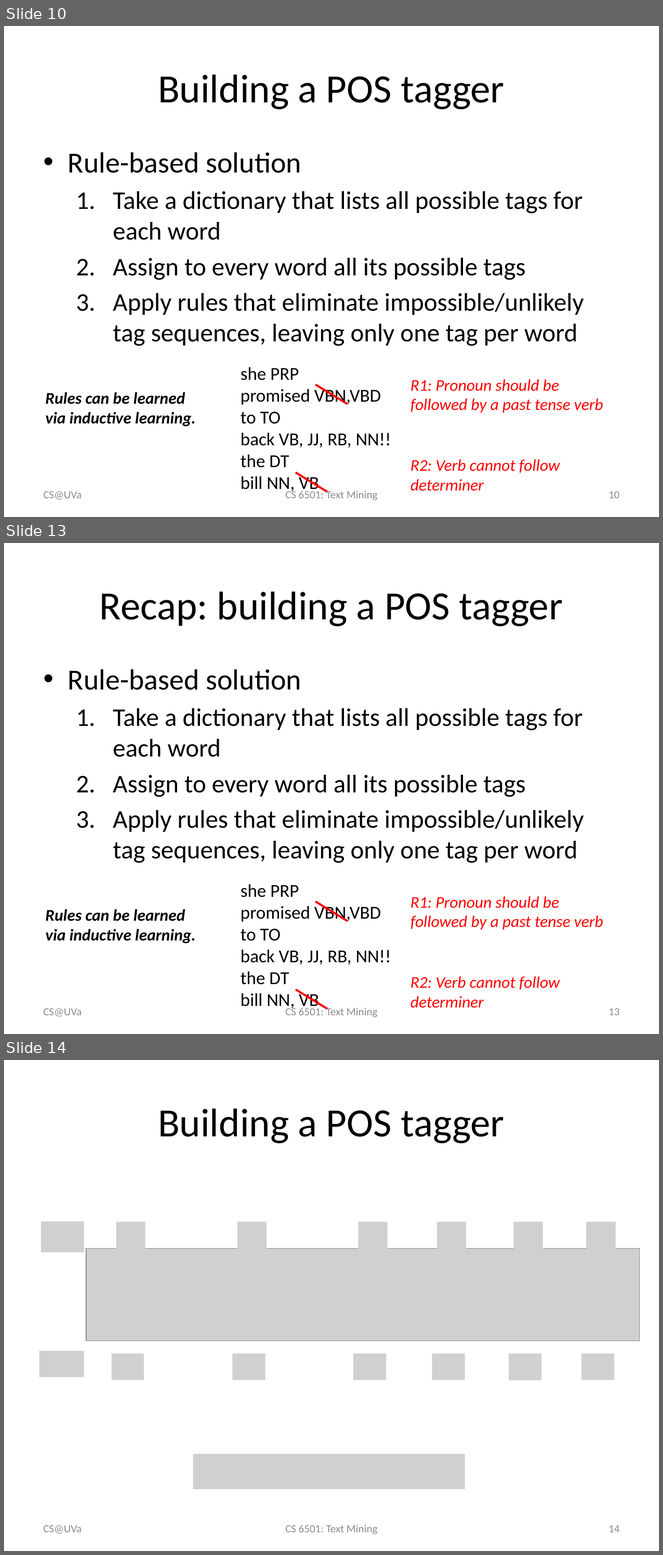
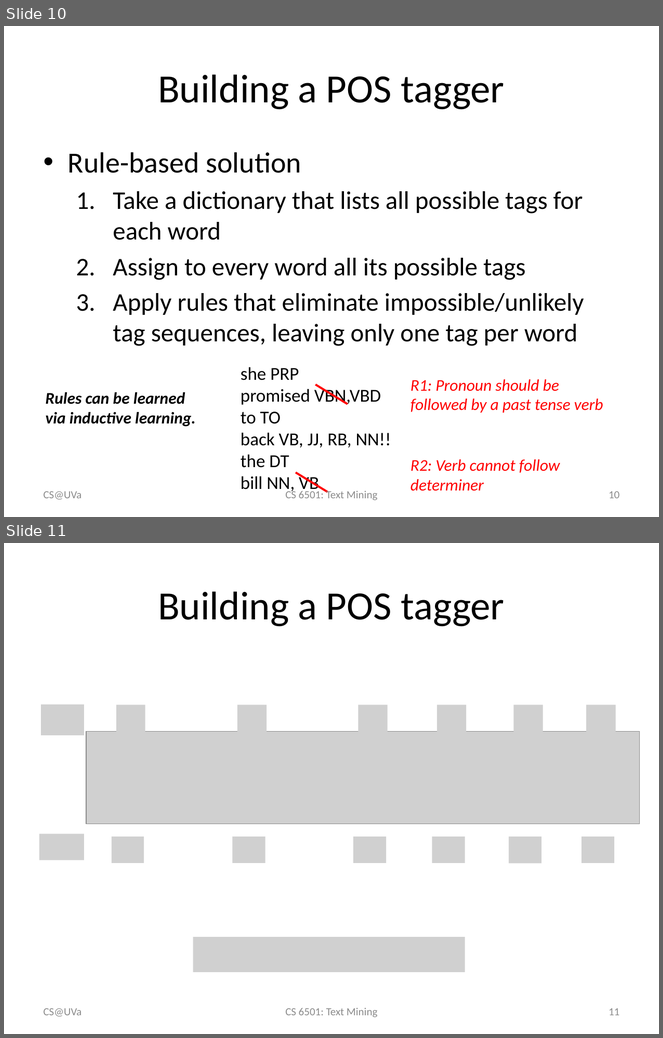
Before and after one commit to wang296/CS6501-Text-Mining, a slide deck: docs/POSTagging-SequenceLabeling.pptx. Shown one above the other, each under a label of ours: slides 10, 13 and 14 before the commit, slides 10 and 11 after it; the slides between them are not shown. The pictures are 663x1555 and 663x1038 pixels, drawn with LibreOffice and Linux fonts; fonts in the diff are those of the drawing; grey boxes stand for pictures. Boxes give left, top, right and bottom in pixels: in the first picture for what was removed or moved away, otherwise in the second. Text is boxed around its words. In the diff, an @@ line names an element or a change of style, - is before the commit and + after.

```diff
--- a/docs/POSTagging-SequenceLabeling.pptx
+++ b/docs/POSTagging-SequenceLabeling.pptx
@@ slide 13 removed at box(4, 543, 659, 1034), background #FFFFFF @@
@@ title removed at box(100, 591, 563, 627) @@
-Recap: building a POS tagger
@@ text removed at box(68, 669, 584, 863) @@
-• Rule-based solution
-  1. Take a dictionary that lists all possible tags for each word
-  2. Assign to every word all its possible tags
-  3. Apply rules that eliminate impossible/unlikely tag sequences, leaving only one tag per word
@@ text removed at box(241, 884, 391, 1011) @@
-she PRP
-promised VBN,VBD
-to TO
-back VB, JJ, RB, NN!!
-the DT
-bill NN, VB
@@ text removed at box(411, 897, 604, 930) @@
-R1: Pronoun should be followed by a past tense verb
@@ text removed at box(46, 910, 196, 944) @@
-Rules can be learned via inductive learning.
@@ line removed from (316, 902) to (347, 921) @@
@@ text removed at box(411, 977, 560, 1008) @@
-R2: Verb cannot follow determiner
@@ line removed from (296, 990) to (327, 1009) @@
@@ text removed at box(44, 1008, 82, 1017) @@
-CS@UVa
@@ text removed at box(285, 1006, 377, 1018) @@
-CS 6501: Text Mining
@@ page number removed at box(609, 1008, 620, 1016) @@
-13
@@ what was slide 14 is now slide 11 @@
@@ page number at box(609, 1008, 620, 1016): text changed @@
-14
+11
```
Also in this commit, not shown: 8 slides changed, 5 other slides removed, 3 other files.
